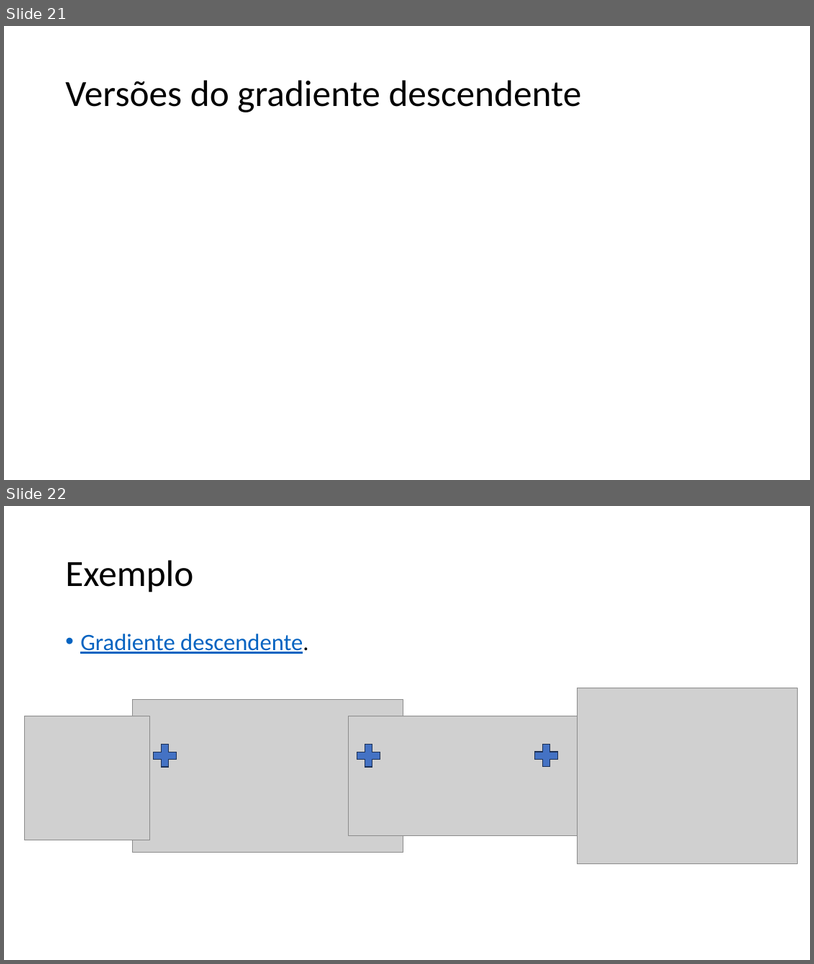
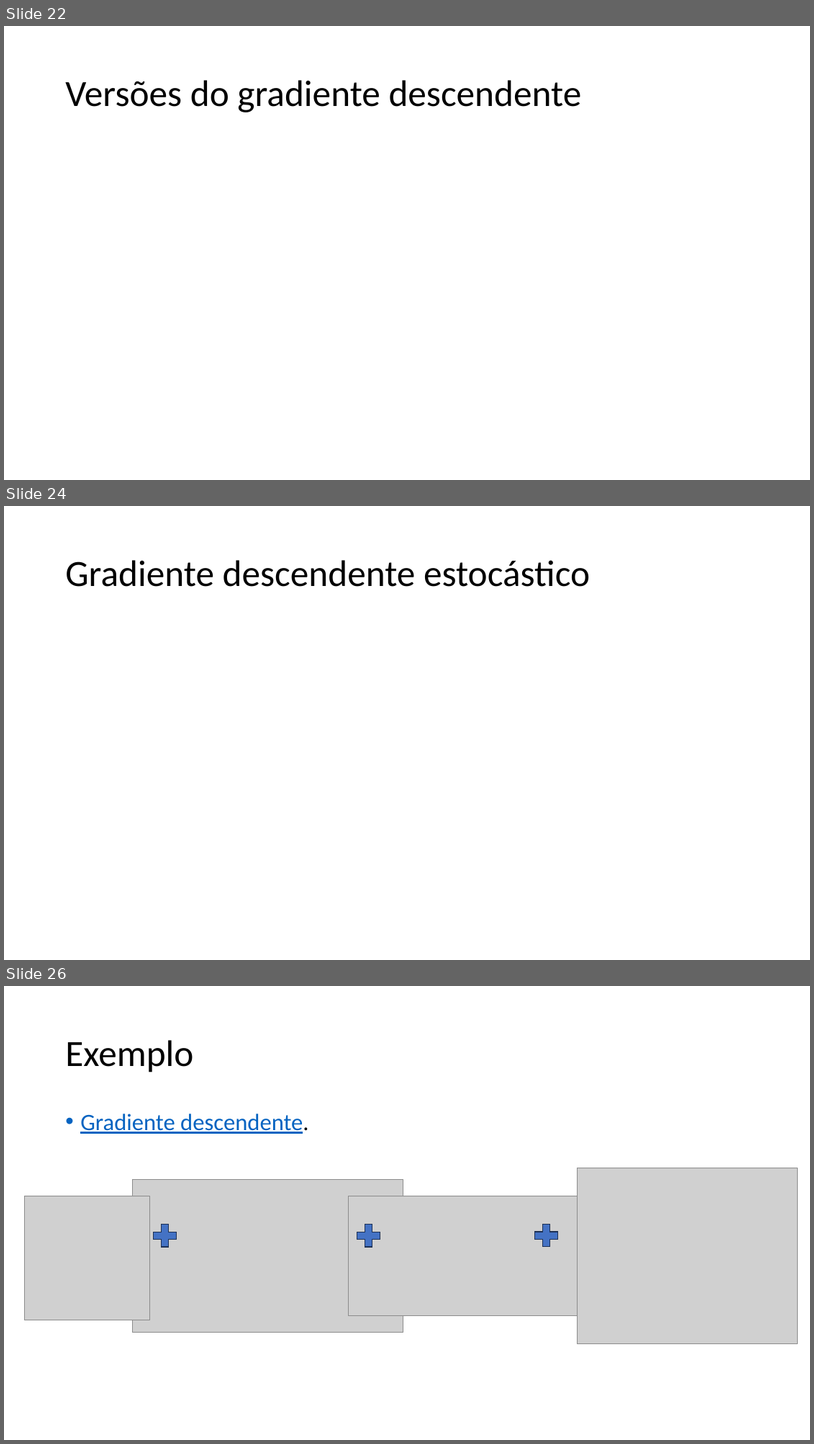
Before and after one commit to zz4fap/tp557-iot-ml, a slide deck: slides/TP557_6_Minimizando_o_erro.pptx. Shown one above the other, each under a label of ours: slides 21 and 22 before the commit, slides 22, 24 and 26 after it; the slides between them are not shown. The pictures are 814x964 and 814x1444 pixels, drawn with LibreOffice and Linux fonts; fonts in the diff are those of the drawing; grey boxes stand for pictures. Boxes give left, top, right and bottom in pixels: in the first picture for what was removed or moved away, otherwise in the second. Text is boxed around its words. In the diff, an @@ line names an element or a change of style, - is before the commit and + after.

```diff
--- a/slides/TP557_6_Minimizando_o_erro.pptx
+++ b/slides/TP557_6_Minimizando_o_erro.pptx
@@ slide 24 added at <box>4,506,810,960</box>, background #FFFFFF @@
@@ title added at <box>65,560,590,587</box>, 44 pt, text #000000 @@
+Gradiente descendente estocástico
@@ what was slide 21 is now slide 22 @@
@@ what was slide 22 is now slide 26 @@
```
Also in this commit, not shown: 3 slides changed, 3 other slides added.
